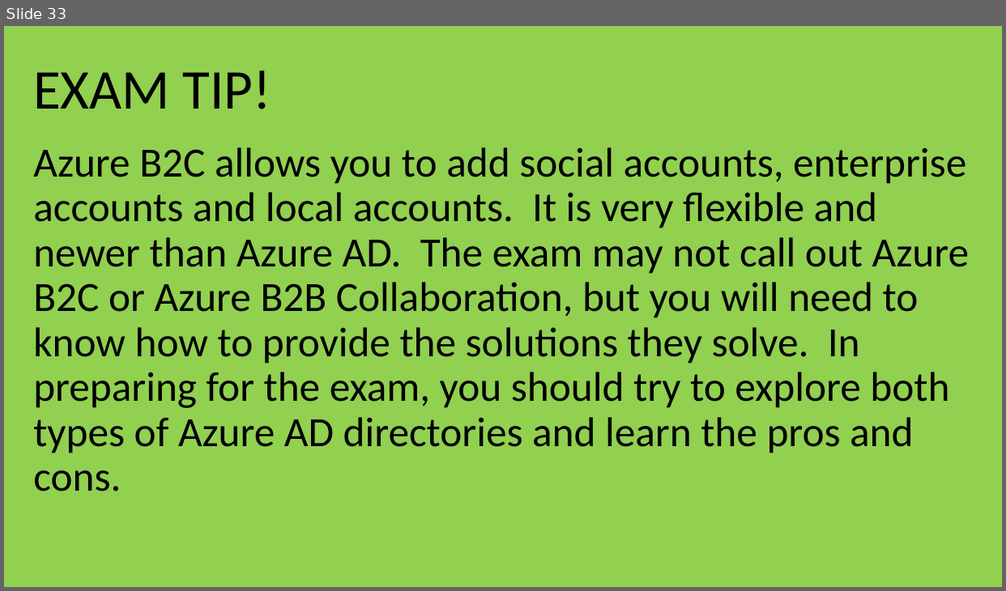
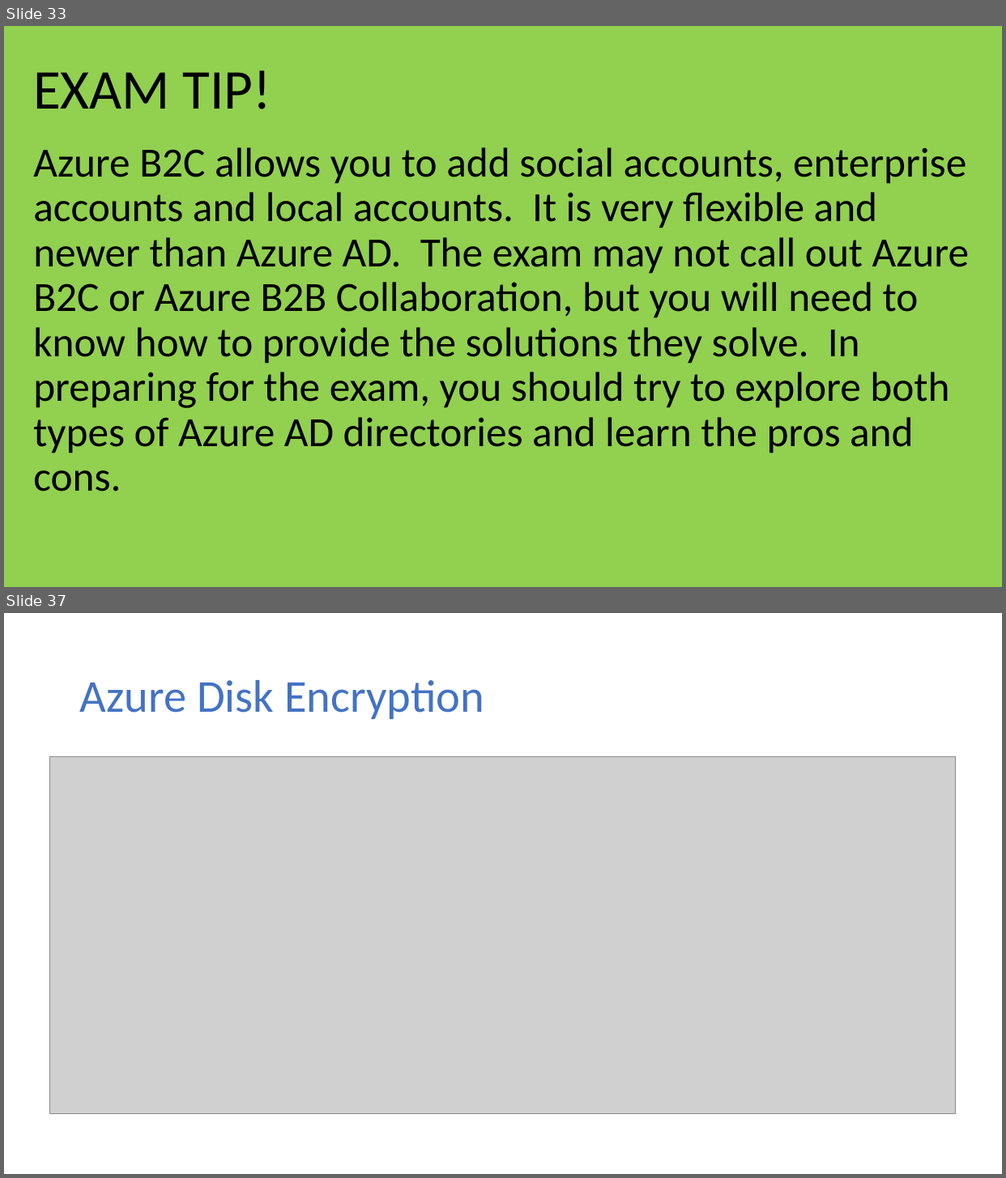
Before and after one commit to dstolts/70-534, a slide deck: Presentations/70-534-Combined-SecuritySlides.pptx. Shown one above the other, each under a label of ours: slide 33 before the commit, slides 33 and 37 after it; the slides between them are not shown. The pictures are 1006x591 and 1006x1178 pixels, drawn with LibreOffice and Linux fonts; fonts in the diff are those of the drawing; grey boxes stand for pictures. Boxes give left, top, right and bottom in pixels: in the first picture for what was removed or moved away, otherwise in the second. Text is boxed around its words. In the diff, an @@ line names an element or a change of style, - is before the commit and + after.

```diff
--- a/Presentations/70-534-Combined-SecuritySlides.pptx
+++ b/Presentations/70-534-Combined-SecuritySlides.pptx
@@ slide 37 added at <box>4,613,1002,1174</box>, background #FFFFFF @@
@@ title added at <box>80,680,484,719</box>, 44 pt, text #4472C4 @@
+Azure Disk Encryption
@@ picture added at <box>49,756,956,1114</box> @@
```
Also in this commit, not shown: 8 other slides added.
